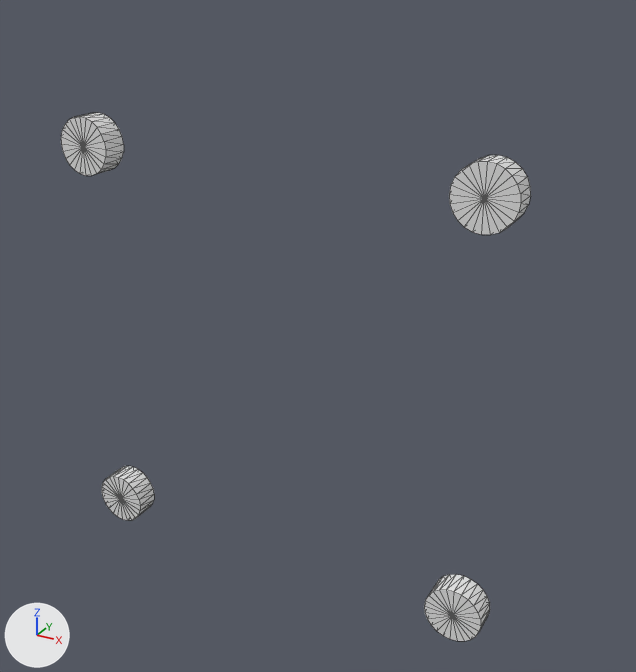
Renders of the OBJ model assets/meshes/drones/mini5pro/mini5pro__motor.obj from each side of a commit.
The view is the same before and after, from a camera (50 mm lens) standing at (0.179, -0.297, 0.165) and looking at (0.014, 0.004, 0.015). Arrows for +X, +Y and +Z are at lower left; the lights stay in place. The older version comes first. Mesh edges are drawn as thin lines. Where no turn or scale is listed for an object, it has been applied to the vertices.

The first picture shows 'mini5pro__motor'.
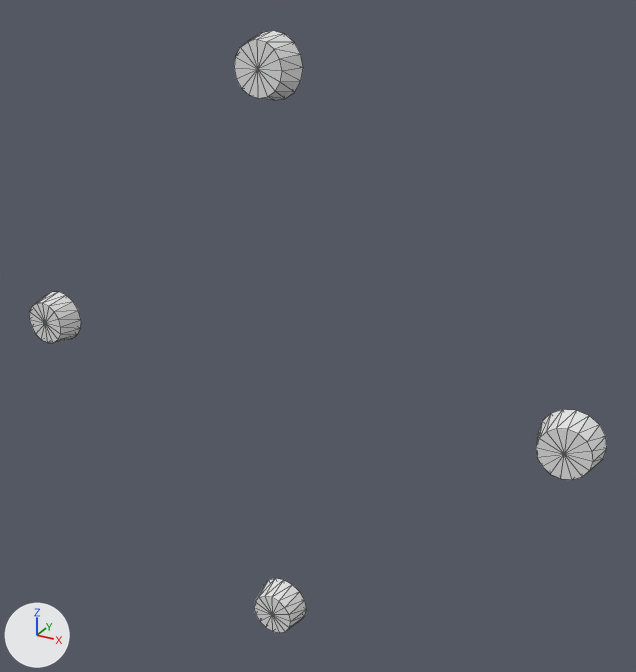
Diff of the bpy script that builds the scene:
```diff
--- a/assets/meshes/drones/mini5pro/mini5pro__motor.obj.py
+++ b/assets/meshes/drones/mini5pro/mini5pro__motor.obj.py
@@ me_mini5pro__motor @@
 # used by ob_mini5pro__motor; location = (0.0, 0.0, 0.0)
-me_mini5pro__motor.from_pydata(...)  # 200 vertices, 384 faces; spans x -0.101..0.101, y -0.017..-0.006, z -0.101..0.101
+me_mini5pro__motor.from_pydata(...)  # 136 vertices, 256 faces; spans x -0.138..0.138, y -0.017..-0.006, z -0.138..0.138
+# me_mini5pro__motor part 1: a new loose piece, a 16-sided cut cone along y (radius 0.01 at the low end, 0.012 at the high end) spanning x -0.138..-0.112, y -0.017..-0.006, z -0.013..0.013
+# me_mini5pro__motor part 2: a new loose piece, a 16-sided cut cone along y (radius 0.01 at the low end, 0.012 at the high end) spanning x -0.013..0.013, y -0.017..-0.006, z -0.138..-0.112
+# me_mini5pro__motor part 3: a new loose piece, a 16-sided cut cone along y (radius 0.01 at the low end, 0.012 at the high end) spanning x 0.112..0.138, y -0.017..-0.006, z -0.013..0.013
+# me_mini5pro__motor part 4: a new loose piece, a 16-sided cut cone along y (radius 0.01 at the low end, 0.012 at the high end) spanning x -0.013..0.013, y -0.017..-0.006, z 0.112..0.138
+# me_mini5pro__motor part 5: the loose piece of 50 vertices spanning x 0.076..0.101, y -0.017..-0.006, z 0.076..0.101 is deleted
+# me_mini5pro__motor part 6: the loose piece of 50 vertices spanning x -0.101..-0.076, y -0.017..-0.006, z 0.076..0.101 is deleted
+# me_mini5pro__motor part 7: the loose piece of 50 vertices spanning x -0.101..-0.076, y -0.017..-0.006, z -0.101..-0.076 is deleted
+# me_mini5pro__motor part 8: the loose piece of 50 vertices spanning x 0.076..0.101, y -0.017..-0.006, z -0.101..-0.076 is deleted
```

Changed parts and their boxes [x1, y1, x2, y2] in the pictures (636 x 672 px):
'mini5pro__motor', reshaped (23% wider, 14% taller): before [61, 113, 531, 641]; after [29, 31, 607, 633]
part 1 of me_mini5pro__motor, added: after [29, 292, 81, 343]
part 2 of me_mini5pro__motor, added: after [254, 578, 307, 633]
part 3 of me_mini5pro__motor, added: after [536, 409, 607, 480]
part 4 of me_mini5pro__motor, added: after [234, 31, 303, 100]
part 5 of me_mini5pro__motor, deleted: before [449, 155, 531, 235]
part 6 of me_mini5pro__motor, deleted: before [61, 113, 124, 176]
part 7 of me_mini5pro__motor, deleted: before [102, 466, 154, 520]
part 8 of me_mini5pro__motor, deleted: before [424, 574, 490, 641]
